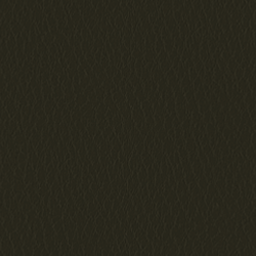
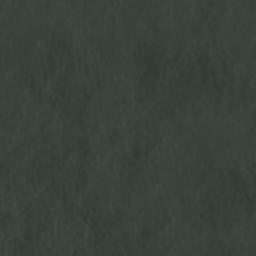
Comparing the layer stacks of the two 256px x 256px images. Changes:
removed layer "Layer 1" (was multiply, 80%) from group "Green Leather (Couch)" over [0, 0, 256, 256]
removed layer "Layer 0" from group "Green Leather (Couch)" over [0, 0, 256, 256]
added group "Normal" with 1 layers in group "Green Leather (Couch)" over [0, 0, 256, 256]
added layer "Layer 3" (luminosity, 55%) in group "Green Leather (Couch)" over [0, 0, 256, 256]
added layer "Layer 4" in group "Green Leather (Couch)" over [0, 0, 256, 256]
